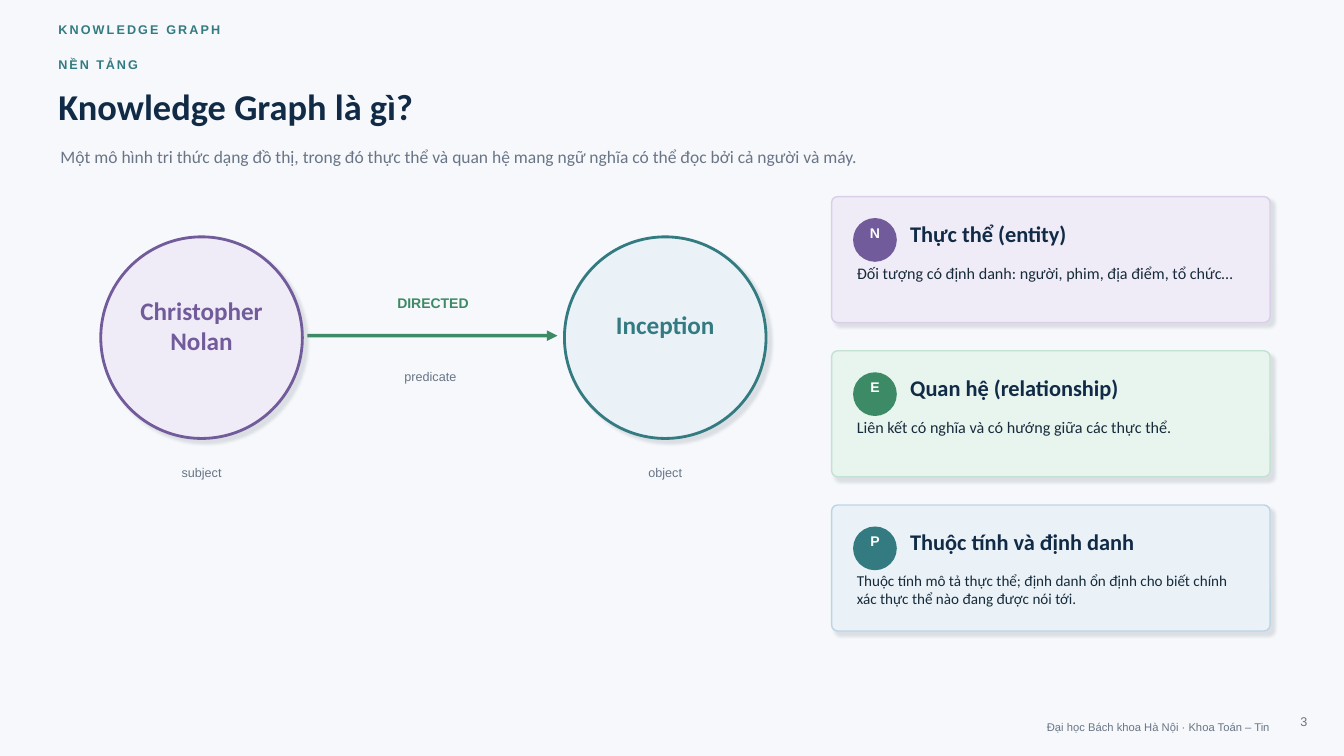
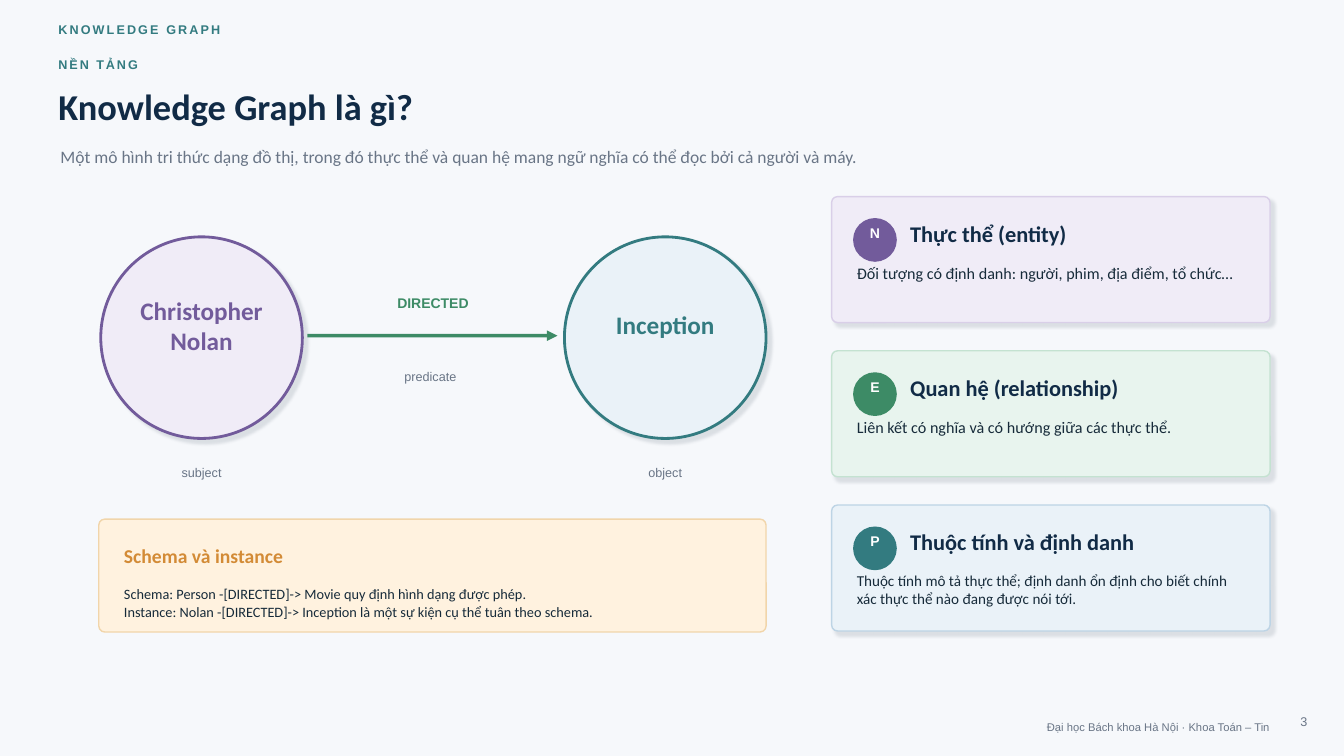
Before and after one commit to khanhhk/advanced_database, a slide deck: slide 3 of docs/deliverables/slide/movie_knowledge_graph_defense.pptx. Drawn at 1344x756 pixels with LibreOffice and Linux fonts; fonts in the diff are those of the drawing. Boxes give left, top, right and bottom in pixels: in the first picture for what was removed or moved away, otherwise in the second. Text is boxed around its words. In the diff, an @@ line names an element or a change of style, - is before the commit and + after.

```diff
--- a/docs/deliverables/slide/movie_knowledge_graph_defense.pptx
+++ b/docs/deliverables/slide/movie_knowledge_graph_defense.pptx
@@ rounded rectangle added at [99, 519, 766, 632], fill #FFF2DF, outline #F1D5AA 1 pt @@
@@ text added at [124, 549, 283, 563], 14 pt, text #D38B36, bold @@
+Schema và instance
@@ text added at [124, 588, 593, 620], 10.2 pt, text #172B3A @@
+Schema: Person -[DIRECTED]-> Movie quy định hình dạng được phép.
+Instance: Nolan -[DIRECTED]-> Inception là một sự kiện cụ thể tuân theo schema.
```
Also in this commit, not shown: 3 other slides changed, 1 slide added, 3 slides removed, 5 other files.
